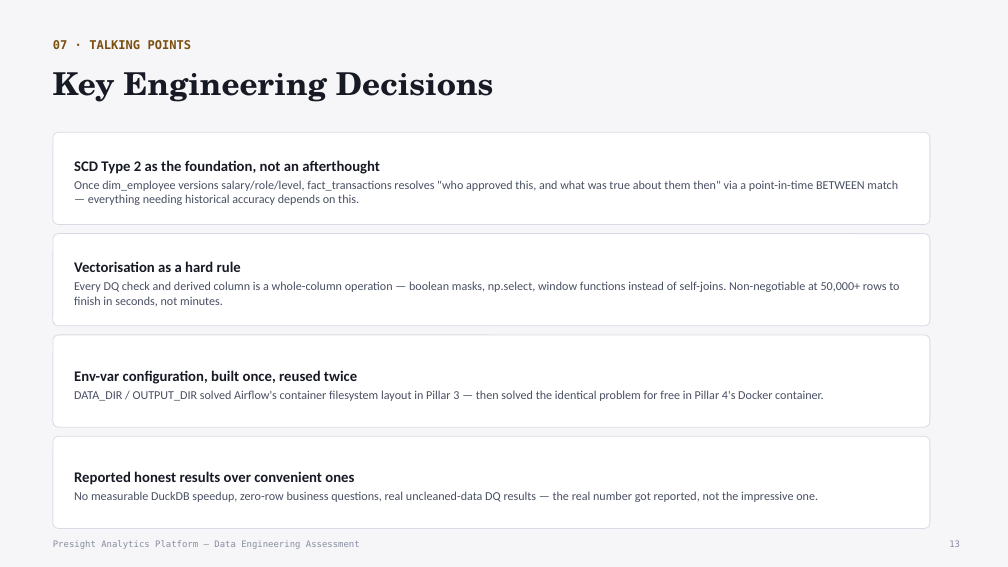
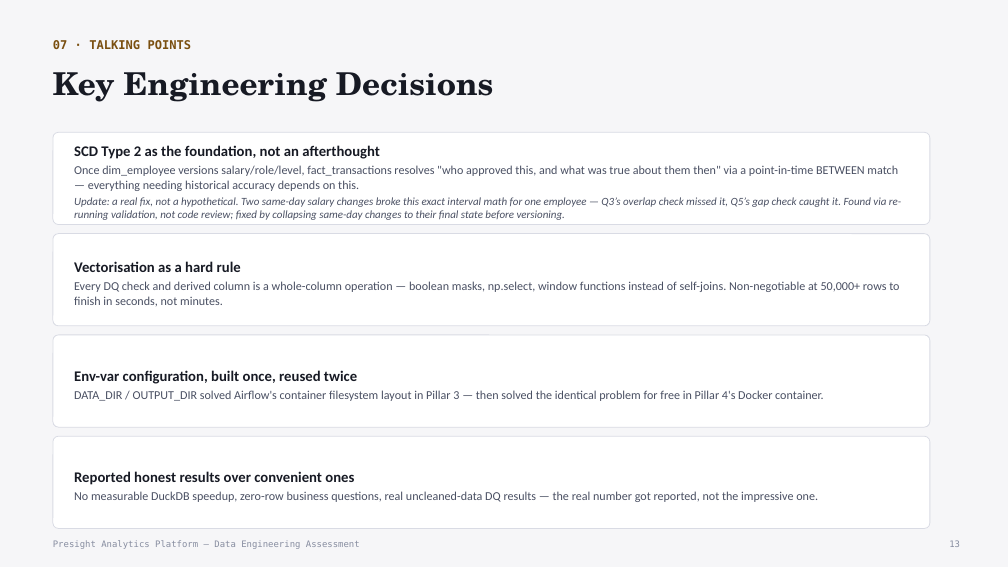
Before and after one commit to baijumohan/stackup-engineering-academy_assessment, a slide deck: slide 13 of solutions/submissions/baiju_mohan/Presight_Data_Project.pptx. Drawn at 1008x567 pixels with LibreOffice and Linux fonts; fonts in the diff are those of the drawing. Boxes give left, top, right and bottom in pixels: in the first picture for what was removed or moved away, otherwise in the second. Text is boxed around its words. In the diff, an @@ line names an element or a change of style, - is before the commit and + after.

```diff
--- a/solutions/submissions/baiju_mohan/Presight_Data_Project.pptx
+++ b/solutions/submissions/baiju_mohan/Presight_Data_Project.pptx
@@ text in rounded rectangle at (x1=74, y1=197, x2=901, y2=220): paragraph added @@
+Update: a real fix, not a hypothetical. Two same-day salary changes broke this exact interval math for one employee — Q3’s overlap check missed it, Q5’s gap check caught it. Found via re-running validation, not code review; fixed by collapsing same-day changes to their final state before versioning.
```
Also in this commit, not shown: 7 other slides changed, 10 other files.
